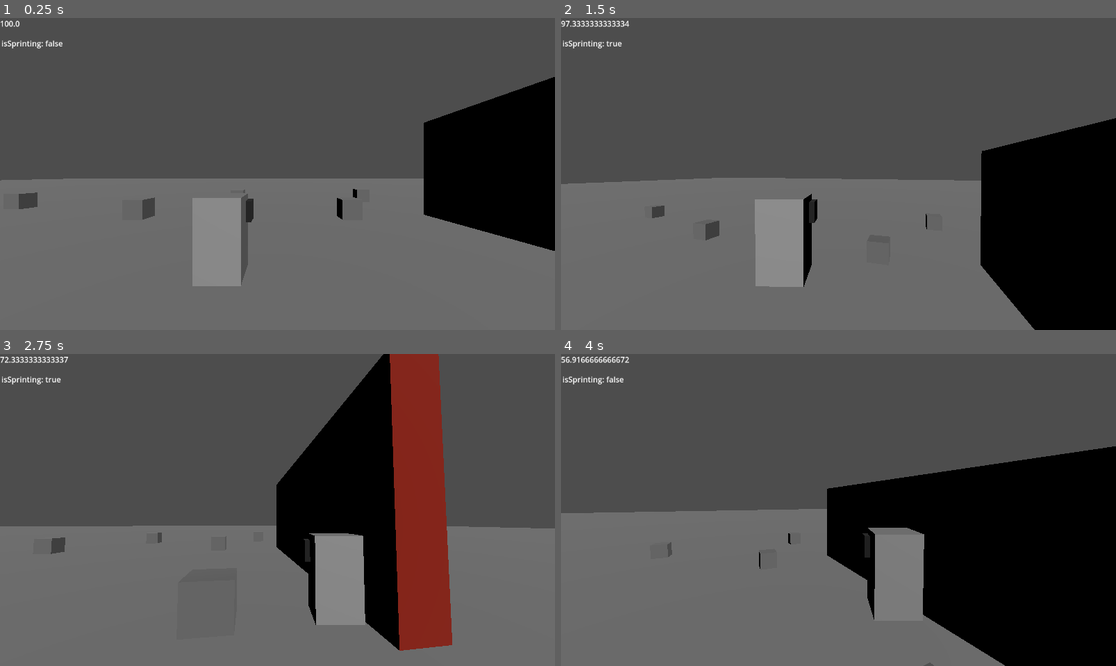
Above: before the commit, frames 1-4 (two rows, left to right).
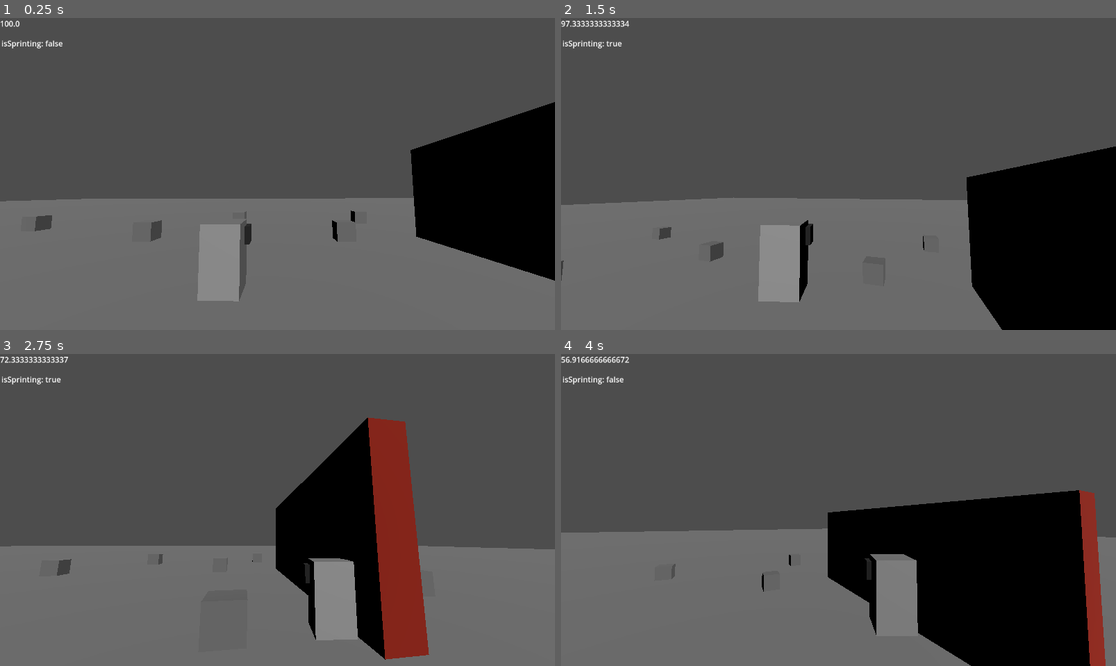
Above: after the commit, the same moments.

Repository: GustLSant/game-componentes
Game: Godot game, scene res://Main.tscn
Two runs of this game, one before a commit and one after it. Both use one fixed random seed, a clock stepped at 60 frames per second and the inputs below.
Inputs (mouse positions are in pixels of both pictures, inside the frame that each line leads up to):
- Up to frame 1 (0.25 s): no input
- Up to frame 2 (1.5 s): tap Enter at 0.5 s; move the mouse to (866, 174) at 0.52 s; hold D (MoveRight) 0.53-1.28 s; hold W (MoveFoward) 0.53-1.28 s; tap Space (Jump) at 0.77 s; move the mouse to (810, 174) at 1.27 s; hold S (MoveBackwards) from 1.28 s (still down); tap Shift (Sprint) at 1.35 s
- Up to frame 3 (2.75 s): tap Space (Jump) at 1.52 s; move the mouse to (288, 503) at 2.02 s; release S (MoveBackwards) at 2.03 s; hold D (MoveRight) from 2.03 s (still down); tap Alt (ToggleCameraSide) at 2.1 s
- Up to frame 4 (4 s): move the mouse to (832, 516) at 2.77 s; tap W (MoveFoward) at 2.85 s; tap Space (Jump) at 3.02, 3.77 s; move the mouse to (877, 513) at 3.52 s; release D (MoveRight) at 3.53 s; hold A (MoveLeft) from 3.53 s (still down); tap Shift (Sprint) at 3.6 s

The runs differ from the first frame. In frame 1, 11% of the frame differs, in the area x 0-100%, y 18-91%; in frame 2, 10%; in frame 3, 18%, in the area x 0-100%, y 0-98%; in frame 4, 14%.

Commit message:
fixed camera

Diff:
--- a/Components/ThirdPersonShooterPlayer/Camera.gd
+++ b/Components/ThirdPersonShooterPlayer/Camera.gd
@@ -8,13 +8,13 @@
 @export var pathPivotRot:NodePath
 @export var pathPivotBob:NodePath
 @export var pathPivotShake:NodePath
-@export var pathRaycast:NodePath
+@export var pathSpringArm:NodePath
 @export var pathCamera:NodePath
 @onready var pivotHeight:Marker3D = get_node(pathPivotHeight)
 @onready var pivotRot:Marker3D = get_node(pathPivotRot)
 @onready var pivotBob:Marker3D = get_node(pathPivotBob)
 @onready var pivotShake:Marker3D = get_node(pathPivotShake)
-@onready var raycast:RayCast3D = get_node(pathRaycast)
+@onready var springArm:SpringArm3D = get_node(pathSpringArm)
 @onready var camera:Camera3D = get_node(pathCamera)
 #endregion
 
@@ -43,24 +43,15 @@
 
 
 func _process(_delta:float)->void:
-	handleCameraCollision()
 	handleCameraSide(_delta)
 	handleCameraBobbing(_delta)
 	return
 
 
-func handleCameraCollision()->void:
-	if(raycast.is_colliding()):
-		var vecToCollPoint = raycast.get_collision_point() - raycast.global_position
-		camera.global_position = raycast.get_collision_point() - vecToCollPoint.normalized()*0.2
-	else:
-		camera.global_position = raycast.global_position + raycast.global_transform.basis.z * raycast.target_position.z
-		pass
-	pass
-
-
 func handleCameraSide(_delta:float)->void:
-	raycast.rotation_degrees.y = lerp(raycast.rotation_degrees.y, 15.0*cameraSide, 8*_delta)
+	springArm.rotation_degrees.y = lerp(springArm.rotation_degrees.y, 15.0*cameraSide, 8*_delta)
+	camera.rotation_degrees.y = lerp(camera.rotation_degrees.y, -15.0*cameraSide, 8*_delta)
+	camera.rotation_degrees.z = lerp(camera.rotation_degrees.z, -4.0*cameraSide, 8*_delta)
 	if(Input.is_action_just_pressed("ToggleCameraSide")): cameraSide *= -1
 	pass
 
@@ -69,6 +60,6 @@
 	currentBobAmplitude = lerp(currentBobAmplitude, MAX_BOB_AMPLITUDE * player.isMoving, 10*_delta)
 	var sprintFrequencyMultiplier:float = (1.0*int(not player.isSprinting) + int(player.isSprinting) * 1.5)
 	var sprintAmplitudeMultiplier:float = (1.0*int(not player.isSprinting) + int(player.isSprinting) * 2.0)
-	pivotBob.position.x =  0.75*cos(Time.get_ticks_msec() * WALK_BOB_FREQUENCY*sprintFrequencyMultiplier) * currentBobAmplitude * sprintAmplitudeMultiplier
+	#pivotBob.position.x =  0.75*cos(Time.get_ticks_msec() * WALK_BOB_FREQUENCY*sprintFrequencyMultiplier) * currentBobAmplitude * sprintAmplitudeMultiplier
 	pivotBob.position.y =  sin(2*Time.get_ticks_msec() * WALK_BOB_FREQUENCY*sprintFrequencyMultiplier) * currentBobAmplitude * sprintAmplitudeMultiplier
 	pass
--- a/Components/ThirdPersonShooterPlayer/ThirdPersonShooterPlayer.tscn
+++ b/Components/ThirdPersonShooterPlayer/ThirdPersonShooterPlayer.tscn
@@ -1,7 +1,10 @@
-[gd_scene load_steps=7 format=3 uid="uid://p2wyutg0uccu"]
+[gd_scene load_steps=8 format=3 uid="uid://p2wyutg0uccu"]
 
-[ext_resource type="Script" uid="uid://dow7ipdnho8cg" path="res://Components/ThirdPersonShooterPlayer/ThirdPersonShooterPlayer.gd" id="1_ivt6l"]
-[ext_resource type="Script" uid="uid://htcsjqfv7hid" path="res://Components/ThirdPersonShooterPlayer/Camera.gd" id="2_6vp7m"]
+[ext_resource type="Script" path="res://Components/ThirdPersonShooterPlayer/ThirdPersonShooterPlayer.gd" id="1_ivt6l"]
+[ext_resource type="Script" path="res://Components/ThirdPersonShooterPlayer/Camera.gd" id="2_6vp7m"]
+
+[sub_resource type="SphereShape3D" id="SphereShape3D_85dik"]
+radius = 0.07
 
 [sub_resource type="BoxMesh" id="BoxMesh_pr8mr"]
 size = Vector3(1, 1.8, 1)
@@ -25,8 +28,8 @@
 pathPivotRot = NodePath("PivotHeight/PivotRot")
 pathPivotBob = NodePath("PivotHeight/PivotRot/PivotBob")
 pathPivotShake = NodePath("PivotHeight/PivotRot/PivotBob/PivotShake")
-pathRaycast = NodePath("PivotHeight/PivotRot/PivotBob/PivotShake/RayCast3D")
-pathCamera = NodePath("PivotHeight/PivotRot/PivotBob/PivotShake/Camera3D")
+pathSpringArm = NodePath("PivotHeight/PivotRot/PivotBob/PivotShake/SpringArm3D")
+pathCamera = NodePath("PivotHeight/PivotRot/PivotBob/PivotShake/SpringArm3D/Camera3D")
 metadata/_edit_lock_ = true
 
 [node name="PivotHeight" type="Marker3D" parent="Camera"]
@@ -42,14 +45,15 @@
 [node name="PivotShake" type="Marker3D" parent="Camera/PivotHeight/PivotRot/PivotBob"]
 metadata/_edit_lock_ = true
 
-[node name="RayCast3D" type="RayCast3D" parent="Camera/PivotHeight/PivotRot/PivotBob/PivotShake"]
+[node name="SpringArm3D" type="SpringArm3D" parent="Camera/PivotHeight/PivotRot/PivotBob/PivotShake"]
 transform = Transform3D(0.965926, -0.0669873, 0.25, 0, 0.965926, 0.258819, -0.258819, -0.25, 0.933013, 0, 0, 0)
-target_position = Vector3(0, 0, 5)
 collision_mask = 7
+shape = SubResource("SphereShape3D_85dik")
+spring_length = 6.0
 metadata/_edit_lock_ = true
 
-[node name="Camera3D" type="Camera3D" parent="Camera/PivotHeight/PivotRot/PivotBob/PivotShake"]
-transform = Transform3D(1, 0, 0, 0, 1, 0, 0, 0, 1, 1.2, 1.3, 4.7)
+[node name="Camera3D" type="Camera3D" parent="Camera/PivotHeight/PivotRot/PivotBob/PivotShake/SpringArm3D"]
+transform = Transform3D(0.969748, -0.0209261, -0.24321, -0.0655496, 0.937404, -0.34202, 0.235143, 0.347616, 0.907673, 0, 0, 6)
 current = true
 metadata/_edit_lock_ = true
 
@@ -57,12 +61,18 @@
 
 [node name="MeshInstance3D" type="MeshInstance3D" parent="Body"]
 transform = Transform3D(1, 0, 0, 0, 1, 0, 0, 0, 1, 0, 0.9, 0)
+visibility_range_begin = 2.0
+visibility_range_begin_margin = 0.5
+visibility_range_fade_mode = 1
 mesh = SubResource("BoxMesh_pr8mr")
 skeleton = NodePath("../..")
 
 [node name="MeshInstance3D" type="MeshInstance3D" parent="Body/MeshInstance3D"]
 transform = Transform3D(1.25, 0, 0, 0, 0.5, 0, 0, 0, 0.5, 0, 0.5, -0.4)
 material_override = SubResource("StandardMaterial3D_6vp7m")
+visibility_range_begin = 2.0
+visibility_range_begin_margin = 0.5
+visibility_range_fade_mode = 1
 mesh = SubResource("BoxMesh_sc67x")
 
 [node name="CollShape" type="CollisionShape3D" parent="."]
--- a/Main.tscn
+++ b/Main.tscn
@@ -15,7 +15,7 @@
 [sub_resource type="BoxMesh" id="BoxMesh_r0du0"]
 
 [sub_resource type="BoxShape3D" id="BoxShape3D_uu6xs"]
-size = Vector3(1, 10.37, 13.65)
+size = Vector3(20, 10.37, 13.65)
 
 [sub_resource type="StandardMaterial3D" id="StandardMaterial3D_r0du0"]
 albedo_color = Color(0.546849, 0.106131, 0, 1)
@@ -118,6 +118,7 @@
 collision_mask = 0
 
 [node name="CollisionShape3D" type="CollisionShape3D" parent="StaticBody3D"]
+transform = Transform3D(1, 0, 0, 0, 1, 0, 0, 0, 1, 9.5, 0, 0)
 shape = SubResource("BoxShape3D_uu6xs")
 
 [node name="MeshInstance3D" type="MeshInstance3D" parent="StaticBody3D"]
--- a/project.godot
+++ b/project.godot
@@ -12,44 +12,44 @@
 
 config/name="Game Componentes"
 run/main_scene="res://Main.tscn"
-config/features=PackedStringArray("4.4", "Forward Plus")
+config/features=PackedStringArray("4.2", "Forward Plus")
 config/icon="res://icon.svg"
 
 [input]
 
 MoveFoward={
 "deadzone": 0.2,
-"events": [Object(InputEventKey,"resource_local_to_scene":fa …(172 unchanged characters)… eycode":87,"key_label":0,"unicode":119,"location":0,"echo":false,"script":null)
+"events": [Object(InputEventKey,"resource_local_to_scene":fa …(172 unchanged characters)… eycode":87,"key_label":0,"unicode":119,"echo":false,"script":null)
 ]
 }
 MoveLeft={
 "deadzone": 0.2,
-"events": [Object(InputEventKey,"resource_local_to_scene":fa …(171 unchanged characters)… keycode":65,"key_label":0,"unicode":97,"location":0,"echo":false,"script":null)
+"events": [Object(InputEventKey,"resource_local_to_scene":fa …(171 unchanged characters)… keycode":65,"key_label":0,"unicode":97,"echo":false,"script":null)
 ]
 }
 MoveRight={
 "deadzone": 0.2,
-"events": [Object(InputEventKey,"resource_local_to_scene":fa …(172 unchanged characters)… eycode":68,"key_label":0,"unicode":100,"location":0,"echo":false,"script":null)
+"events": [Object(InputEventKey,"resource_local_to_scene":fa …(172 unchanged characters)… eycode":68,"key_label":0,"unicode":100,"echo":false,"script":null)
 ]
 }
 MoveBackwards={
 "deadzone": 0.2,
-"events": [Object(InputEventKey,"resource_local_to_scene":fa …(172 unchanged characters)… eycode":83,"key_label":0,"unicode":115,"location":0,"echo":false,"script":null)
+"events": [Object(InputEventKey,"resource_local_to_scene":fa …(172 unchanged characters)… eycode":83,"key_label":0,"unicode":115,"echo":false,"script":null)
 ]
 }
 Jump={
 "deadzone": 0.2,
-"events": [Object(InputEventKey,"resource_local_to_scene":fa …(171 unchanged characters)… keycode":32,"key_label":0,"unicode":32,"location":0,"echo":false,"script":null)
+"events": [Object(InputEventKey,"resource_local_to_scene":fa …(171 unchanged characters)… keycode":32,"key_label":0,"unicode":32,"echo":false,"script":null)
 ]
 }
 ToggleCameraSide={
 "deadzone": 0.2,
-"events": [Object(InputEventKey,"resource_local_to_scene":fa …(175 unchanged characters)… ode":4194328,"key_label":0,"unicode":0,"location":0,"echo":false,"script":null)
+"events": [Object(InputEventKey,"resource_local_to_scene":fa …(175 unchanged characters)… ode":4194328,"key_label":0,"unicode":0,"echo":false,"script":null)
 ]
 }
 Sprint={
 "deadzone": 0.2,
-"events": [Object(InputEventKey,"resource_local_to_scene":fa …(175 unchanged characters)… ode":4194325,"key_label":0,"unicode":0,"location":0,"echo":false,"script":null)
+"events": [Object(InputEventKey,"resource_local_to_scene":fa …(175 unchanged characters)… ode":4194325,"key_label":0,"unicode":0,"echo":false,"script":null)
 ]
 }
 
@@ -60,3 +60,9 @@
 3d_physics/layer_3="Environment"
 3d_physics/layer_4="Player"
 3d_physics/layer_5="Enemies"
+
+[physics]
+
+3d/run_on_separate_thread=true
+3d/physics_engine="JoltPhysics3D"
+jolt_3d/collisions/areas_detect_static_bodies=true
Not shown: 1 places in Main.tscn that only renumber resources
Not shown, added: addons/godot-jolt/LICENSE.txt
Not shown, added: addons/godot-jolt/THIRDPARTY.txt
Not shown, added: addons/godot-jolt/android/libgodot-jolt_android-arm32.so
Not shown, added: addons/godot-jolt/android/libgodot-jolt_android-arm32_editor.so
Not shown, added: addons/godot-jolt/android/libgodot-jolt_android-arm64.so
Not shown, added: addons/godot-jolt/android/libgodot-jolt_android-arm64_editor.so
Not shown, added: addons/godot-jolt/android/libgodot-jolt_android-x64.so
Not shown, added: addons/godot-jolt/android/libgodot-jolt_android-x64_editor.so
Not shown, added: addons/godot-jolt/android/libgodot-jolt_android-x86.so
Not shown, added: addons/godot-jolt/android/libgodot-jolt_android-x86_editor.so
Not shown, added: addons/godot-jolt/godot-jolt.gdextension
(and 19 more such lines)
